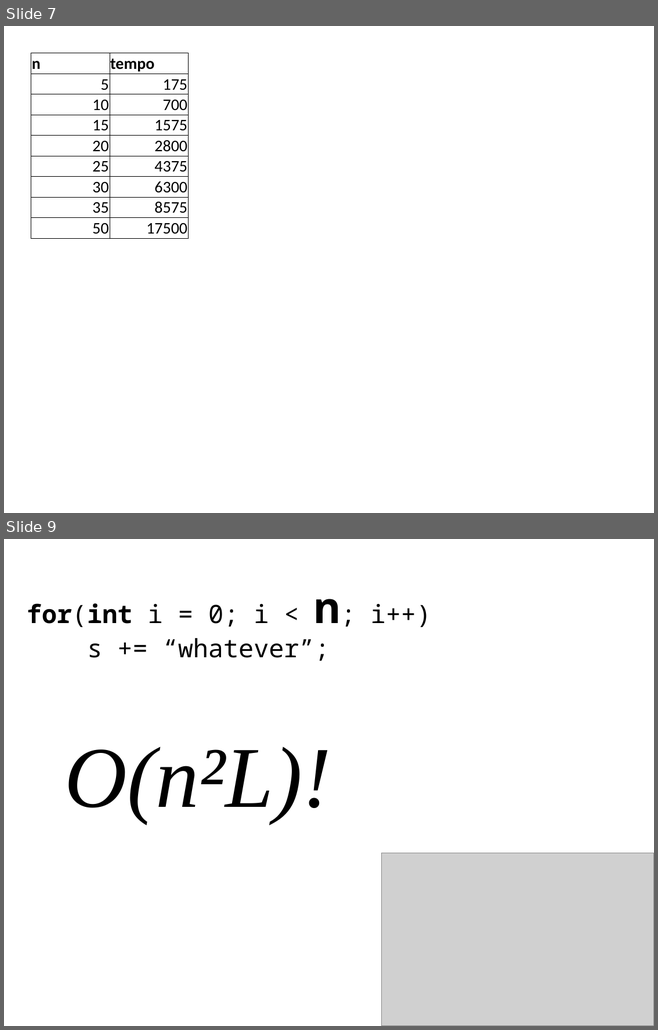
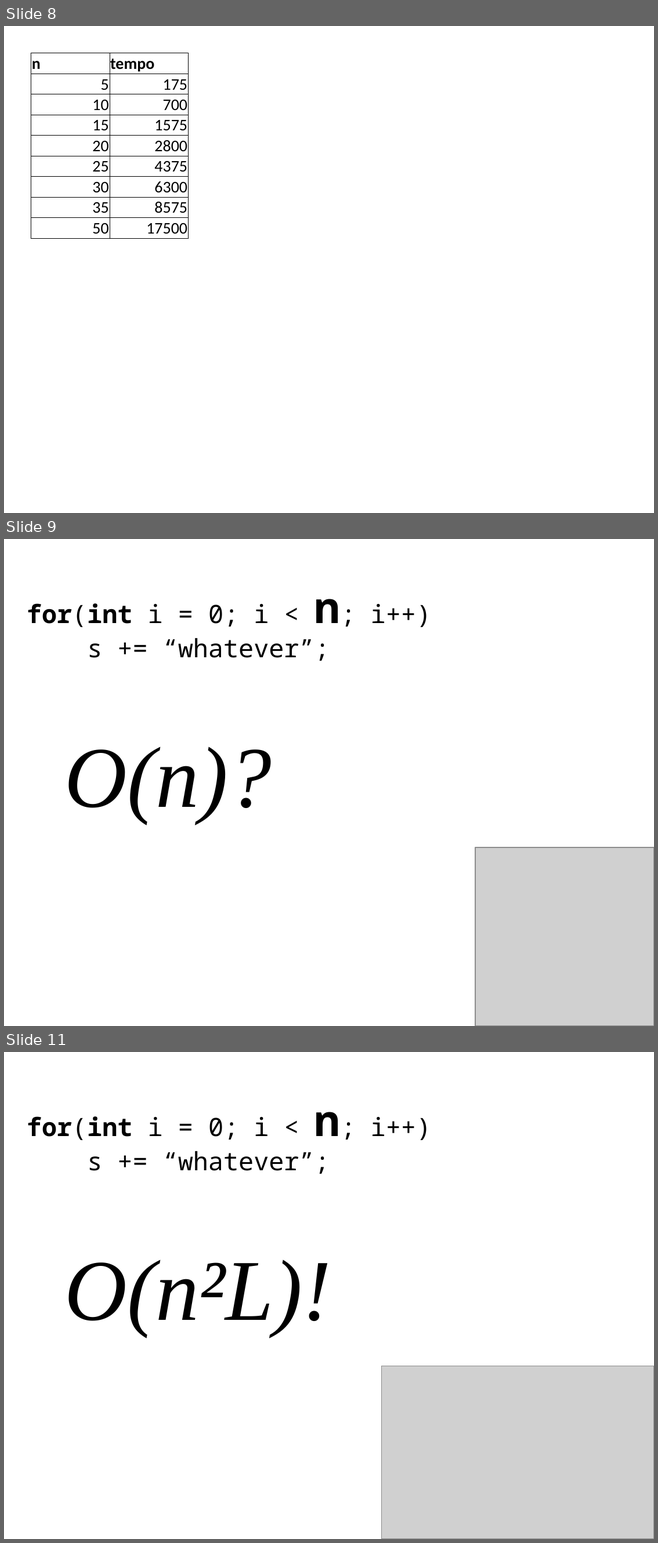
Before and after one commit to juanplopes/dnad2011-complexidade-algoritmos, a slide deck: Presentation.pptx. Shown one above the other, each under a label of ours: slides 7 and 9 before the commit, slides 8, 9 and 11 after it; the slides between them are not shown. The pictures are 658x1030 and 658x1543 pixels, drawn with LibreOffice and Linux fonts; fonts in the diff are those of the drawing; grey boxes stand for pictures. Boxes give left, top, right and bottom in pixels: in the first picture for what was removed or moved away, otherwise in the second. Text is boxed around its words. In the diff, an @@ line names an element or a change of style, - is before the commit and + after.

```diff
--- a/Presentation.pptx
+++ b/Presentation.pptx
@@ slide 9 added at bbox=[4, 539, 654, 1026], background #FFFFFF @@
@@ text added at bbox=[27, 603, 431, 661], 28 pt, text #000000 @@
+for(int i = 0; i < n; i++)
+s += “whatever”;
@@ text added at bbox=[64, 747, 271, 823], 96 pt, text #000000, italic @@
+O(n)?
@@ picture added at bbox=[475, 848, 654, 1026] @@
@@ what was slide 7 is now slide 8 @@
@@ what was slide 9 is now slide 11 @@
```
Also in this commit, not shown: 4 slides changed, 7 other slides added, 2 slides removed.
